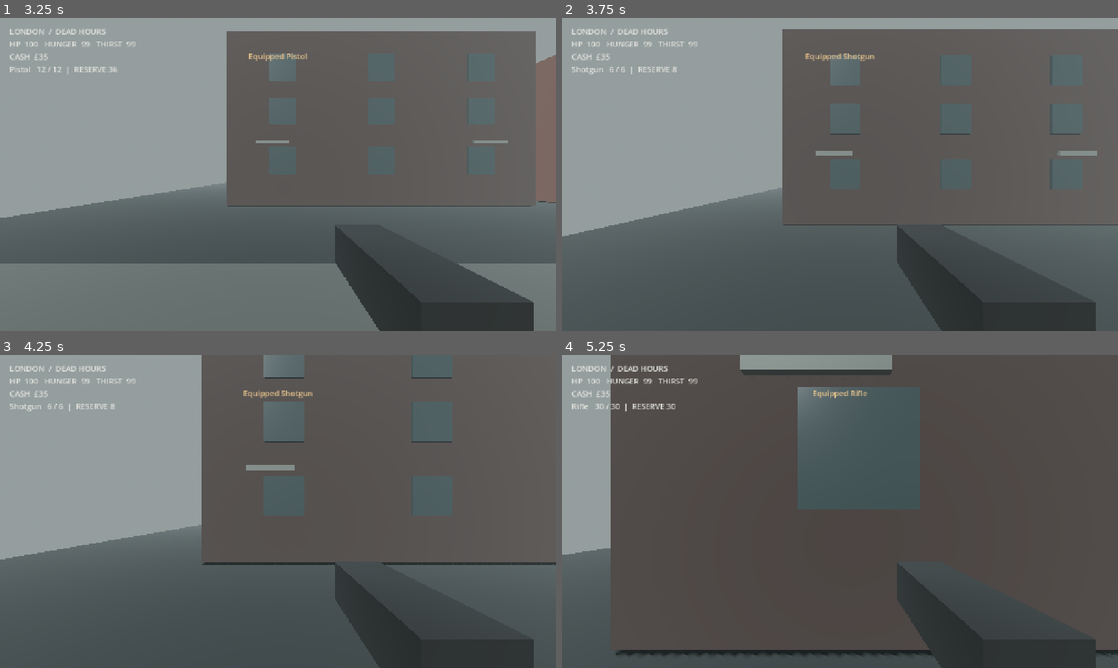
Above: before the commit, frames 1-4 (two rows, left to right).
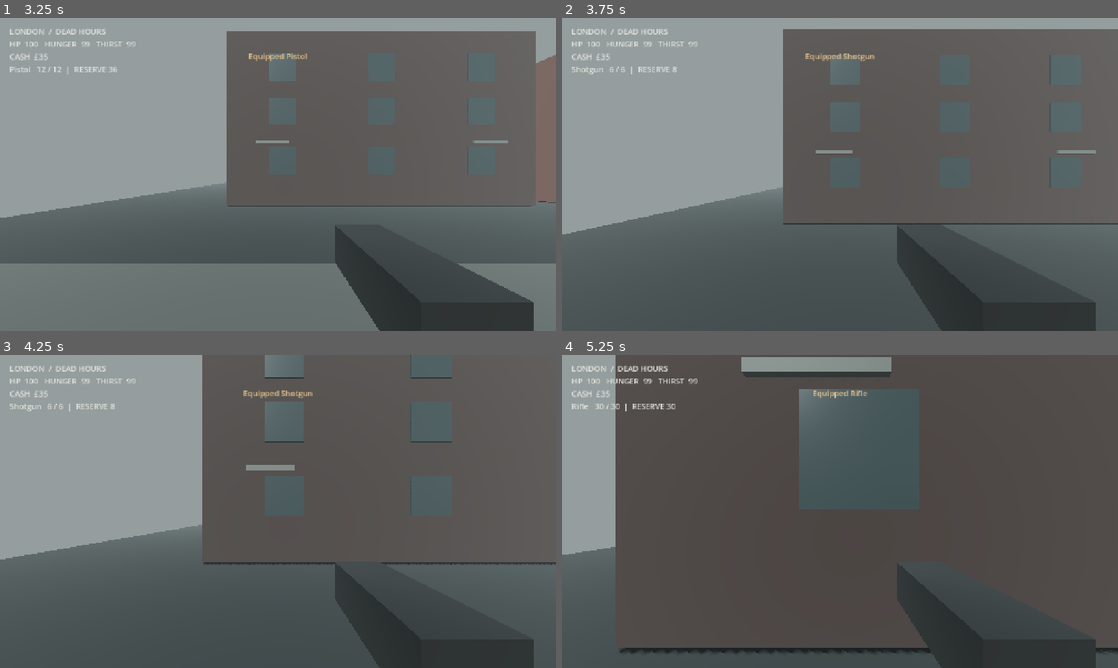
Above: after the commit, the same moments.

Repository: mrbedgrief-ship-it/london-dead-hours
Game: Godot game, scene res://scenes/main.tscn
The game is run twice, just before and just after one commit, with the same random seed, the same clock (stepped at 60 frames per second) and the same inputs.
Inputs (mouse positions are in pixels of both pictures, inside the frame that each line leads up to):
- Up to frame 1 (3.25 s): click "NEW EXPEDITION" at 0.5 s; tap Enter at 1.25 s; move the mouse to (305, 174) at 1.27 s; hold E (interact) 1.28-2.03 s; hold W (move_forward) from 1.28 s (still down); click (305, 174) at 1.42 s; tap Space (jump) at 1.52, 2.27 s; move the mouse to (250, 174) at 2.02 s; tap Shift (sprint) at 2.1 s; move the mouse to (289, 168) at 2.77 s; tap 1 at 2.85 s
- Up to frame 2 (3.75 s): keep holding W (move_forward); tap Space (jump) at 3.5 s; move the mouse to (834, 180) at 3.52 s; tap 2 at 3.6 s; click (834, 180) at 3.67 s
- Up to frame 3 (4.25 s): keep holding W (move_forward); tap Space (jump) at 3.77 s
- Up to frame 4 (5.25 s): keep holding W (move_forward); move the mouse to (878, 514) at 4.27 s; tap 3 at 4.35 s; tap Space (jump) at 4.52 s; move the mouse to (795, 508) at 5.02 s; tap E (interact) at 5.1 s

Frame 1 is identical in both runs. In frame 2, 0.8% of the frame differs, in the area x 0-100%, y 3-70%; in frame 3, 0.2%; in frame 4, 1.9%, in the area x 8-100%, y 0-96%.
Error before the commit: Parse Error: Cannot infer the type of "direction" variable because the value doesn't have a set type. (res://scripts/zombie.gd:50)

Commit message:
Fix zombie movement Vector3 type inference

Diff:
--- a/scripts/zombie.gd
+++ b/scripts/zombie.gd
@@ -47,7 +47,7 @@
 		return
 	var distance := global_position.distance_to(player.global_position)
 	if distance < 17.0 and distance > 1.25:
-		var direction := player.global_position - global_position
+		var direction: Vector3 = player.global_position - global_position
 		direction.y = 0.0
 		direction = direction.normalized()
 		velocity.x = direction.x * speed
